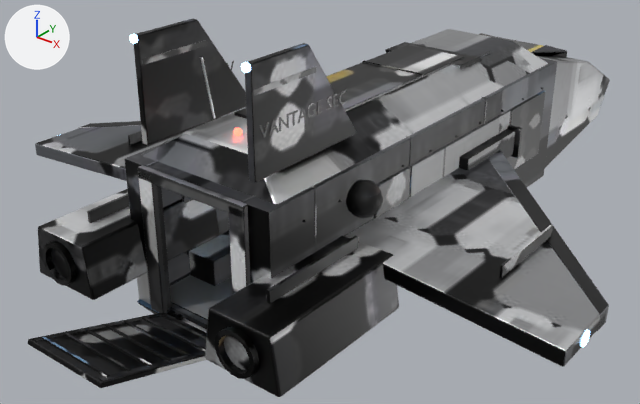
The glTF model assets/models/ships/vantage.glb: old version first, new version second.
The view is the same before and after, from a 50 mm lens placed at (8.82, -13.53, 6.81), pointed at (-0.63, -1.72, -0.51). The axes (+X, +Y, +Z) are drawn at upper left. The lights are the same throughout. The first picture is the older version. Where no turn or scale is listed for an object, it has been applied to the vertices. Vertices at exactly the same position are counted once.

Names of what the first picture shows: 'hull', 'ramp.001' and 2 more.
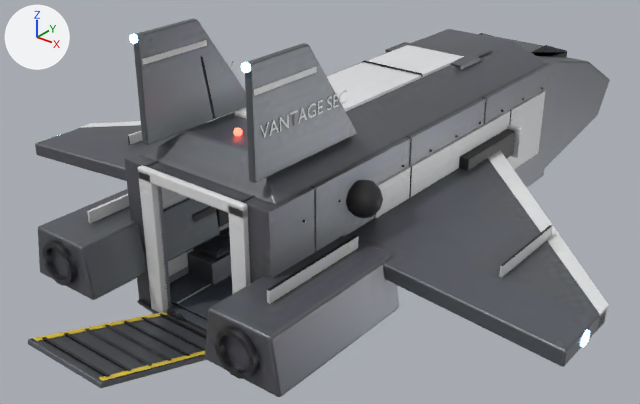
Edits to the bpy script that builds the scene:
```text
Add mat_vantage_olive:
    mat_vantage_olive = principled_material('vantage.olive')
    mat_vantage_olive.texture = img_vantage_color
    mat_vantage_olive.roughness = 0.62
Add mat_vantage_brass:
    mat_vantage_brass = principled_material('vantage.brass')
    mat_vantage_brass.texture = img_vantage_color
    mat_vantage_brass.metallic = 1.0
    mat_vantage_brass.roughness = 0.3
Add mat_vantage_red:
    mat_vantage_red = principled_material('vantage.red')
    mat_vantage_red.texture = img_vantage_color
    mat_vantage_red.roughness = 0.45
Add mat_vantage_grey:
    mat_vantage_grey = principled_material('vantage.grey')
    mat_vantage_grey.texture = img_vantage_color
    mat_vantage_grey.roughness = 0.55
Change me_cabin:
    used by ob_hull; location = (0.0, 0.0, 0.0)
    remove me_cabin.from_pydata(...)  # 5630 vertices, 10744 faces; spans x -5.5..5.5, y -6.7..7.19, z -1.9..3.4
    add me_cabin.from_pydata(...)  # 13701 vertices, 25866 faces; spans x -5.5..5.5, y -6.7..7.19, z -1.9..3.4
    me_cabin part 1: the loose piece of 56 vertices spanning x -1.3..-0.7, y -4.5..-2.5, z -1.1..-0.6 is multiplied about its middle by the matrix ((0.0, -0.064, 0.0), (0.6, 0.0, 0.0), (0.0, 0.0, 0.558)), then moved by (-0.3, 1.4, 1.25), in mat_vantage_white (picture img_vantage_color)
    me_cabin part 2: a new loose piece, a box spanning x -0.815..-0.785, y -5.29..3.29, z -1.084..-1.072, in mat_vantage_white (picture img_vantage_color)
    me_cabin part 3: 1 vertex moved within x -1.34, y -4.49, z -0.68; 276 vertices removed from x -1.37..1.27, y -5.0..1.6, z -1.04..1.1; 7960 vertices added at x -1.4..1.4, y -5.32..3.47, z -1.15..1.33
    me_cabin part 4: 9114 kept faces spanning x -5.5..5.5, y -6.7..7.19, z -1.9..3.4 get new texture (UV) coordinates
    other edits to the shape of me_cabin do not show in these pictures
    add me_cabin.materials.append(mat_vantage_red)  # picture img_vantage_color
    add me_cabin.materials.append(mat_vantage_grey)  # picture img_vantage_color
    add me_cabin.materials.append(mat_vantage_brass)  # picture img_vantage_color
    add me_cabin.materials.append(mat_vantage_olive)  # picture img_vantage_color
Change me_plate_001:
    where me_plate_001.from_pydata(...)  # 128 vertices, 216 faces; spans x -0.8..0.8, y -8.04..-5.55, z -1.17..-0.3
    used by ob_ramp_001; location = (0.0, 0.0, 0.0)
    me_plate_001 part 5: texture (UV) coordinates of 216 of 216 faces, centred in x -0.8..0.8, y -8.04..-5.55, z -1.17..-0.3, changed; they spanned u 0.05..0.98, v 0.0..0.98 and now span u 0.0..0.95, v 0.0..0.95
```

Pixel boxes [x1, y1, x2, y2] of what changed, in the pictures (640 x 404 px; the box of a moved part takes in the faces that stretch with it):
part 1 of me_cabin, moved or reshaped (not visible afterwards)
    before: [189, 231, 232, 286]
part 2 of me_cabin, added
    after: [176, 284, 211, 304]
part 3 of me_cabin, reshaped
    before: [182, 195, 229, 255]
    after: [161, 187, 232, 285]
part 4 of me_cabin, surface changed
    both: [35, 19, 610, 397]
part 5 of me_plate_001, surface changed (black to grey)
    both: [28, 312, 207, 388]
